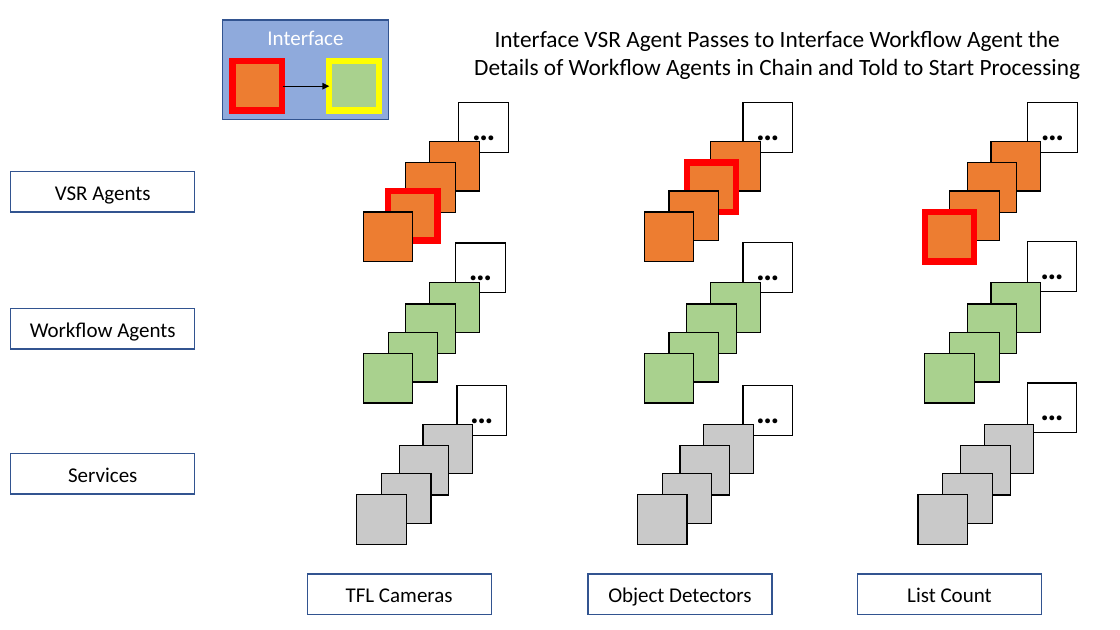
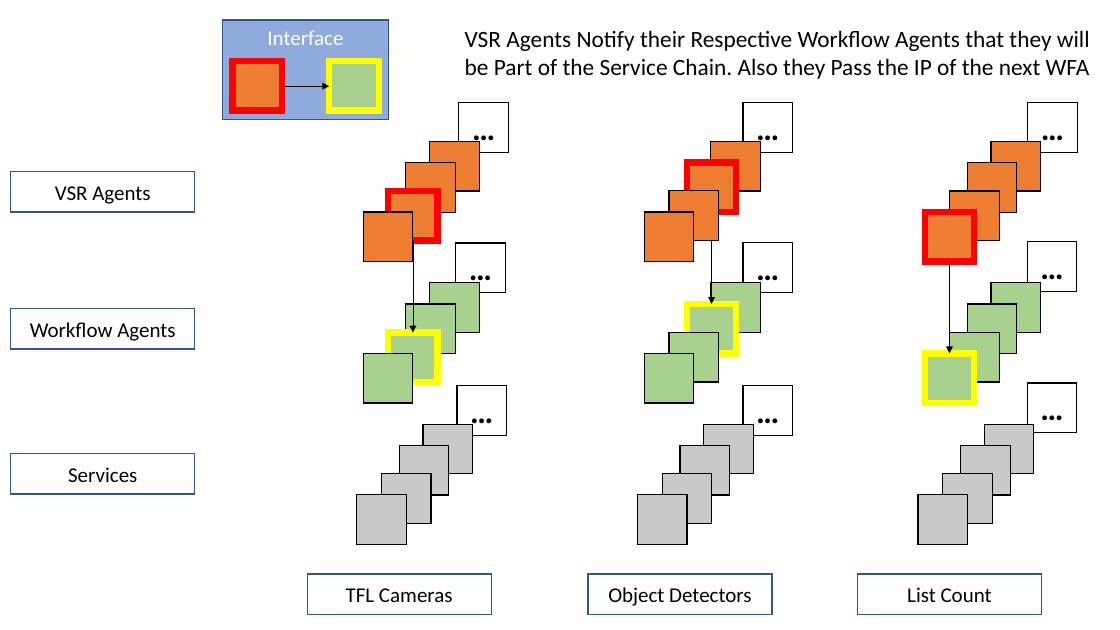
Before and after one commit to dais-ita/csu_fascilitated_by_svr, a slide deck: slide 14 of diagrams/how_many_cars_on_romford_road.pptx. Drawn at 1120x630 pixels with LibreOffice and Linux fonts; fonts in the diff are those of the drawing. Boxes give left, top, right and bottom in pixels: in the first picture for what was removed or moved away, otherwise in the second. Text is boxed around its words. In the diff, an @@ line names an element or a change of style, - is before the commit and + after.

```diff
--- a/diagrams/how_many_cars_on_romford_road.pptx
+++ b/diagrams/how_many_cars_on_romford_road.pptx
@@ text at (465,30,1090,79): text changed @@
-Interface VSR Agent Passes to Interface Workflow Agent the Details of Workflow Agents in Chain and Told to Start Processing
+VSR Agents Notify their Respective Workflow Agents that they will be Part of the Service Chain. Also they Pass the IP of the next WFA
@@ arrow added from (712, 213) to (712, 304), #000000 0.5 pt @@
@@ arrow added from (413, 241) to (413, 333), #000000 0.5 pt @@
@@ arrow added from (949, 261) to (949, 354), #000000 0.5 pt @@
@@ outline #000000 1 pt to #FFFF00 5.5 pt in 3 elements at (388,333,438,382), (687,304,737,354), (925,354,975,403) @@
```
Also in this commit, not shown: 3 other slides changed, 2 other files.
